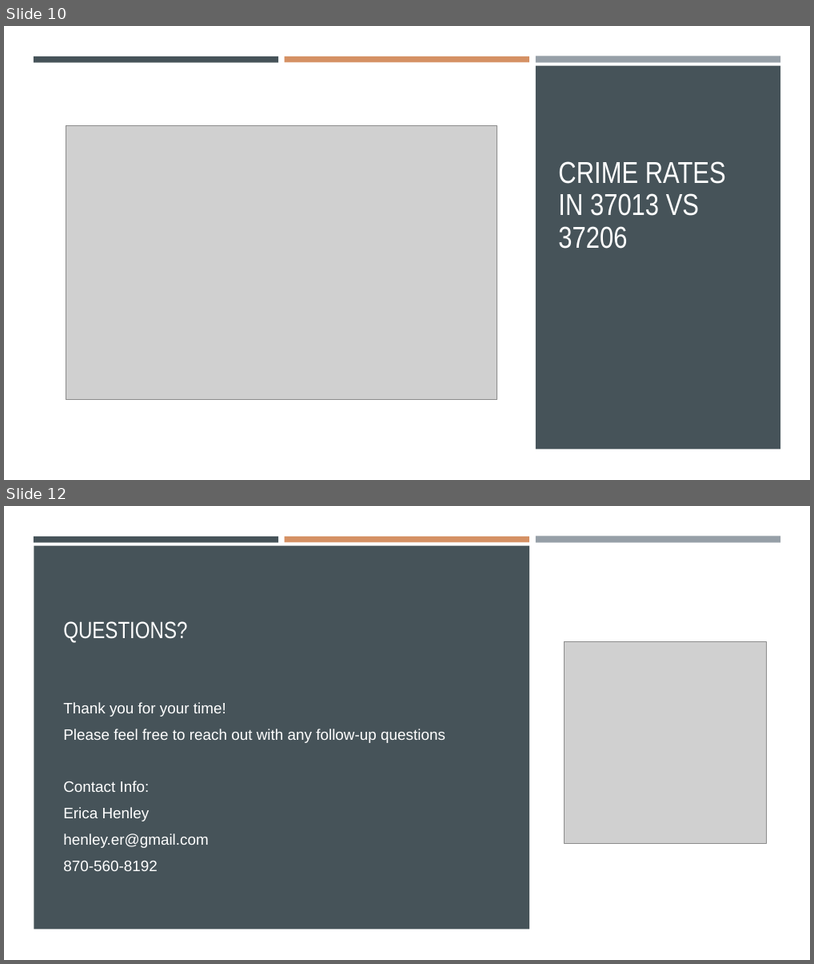
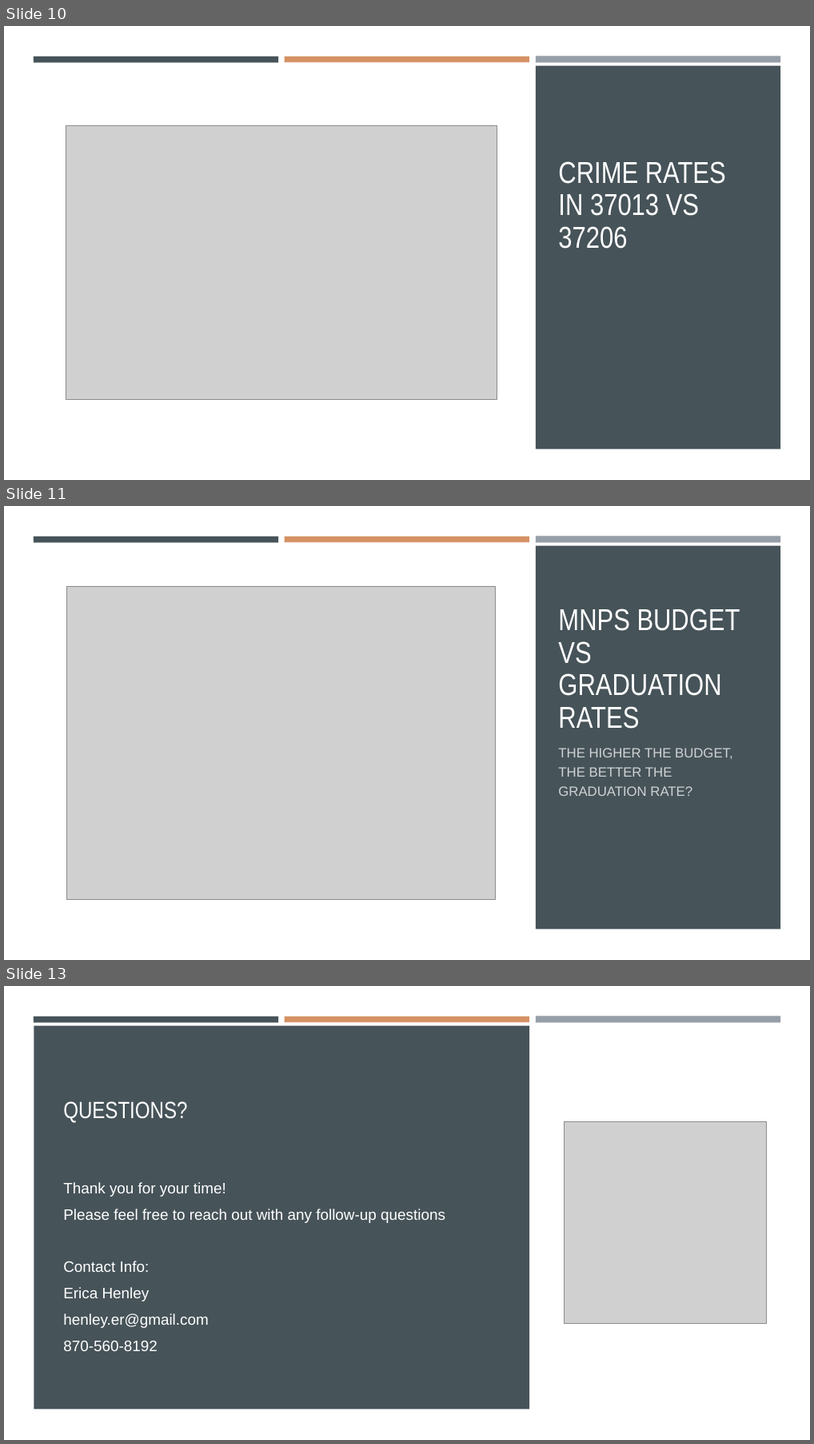
Before and after one commit to ericahen/capstone-da12, a slide deck: presentation/presentation_new.pptx. Shown one above the other, each under a label of ours: slides 10 and 12 before the commit, slides 10, 11 and 13 after it; the slides between them are not shown. The pictures are 814x964 and 814x1444 pixels, drawn with LibreOffice and Linux fonts; fonts in the diff are those of the drawing; grey boxes stand for pictures. Boxes give left, top, right and bottom in pixels: in the first picture for what was removed or moved away, otherwise in the second. Text is boxed around its words. In the diff, an @@ line names an element or a change of style, - is before the commit and + after.

```diff
--- a/presentation/presentation_new.pptx
+++ b/presentation/presentation_new.pptx
@@ slide 11 added at bbox=[4, 506, 810, 960], background #FFFFFF @@
@@ rectangle added at bbox=[4, 506, 810, 960], fill #FFFFFF @@
@@ rectangle added at bbox=[34, 536, 278, 542], fill #465359 @@
@@ rectangle added at bbox=[285, 536, 530, 542], fill #D59164 @@
@@ rectangle added at bbox=[536, 536, 781, 543], fill #969FA7 @@
@@ rectangle added at bbox=[536, 546, 781, 929], fill #465359 @@
@@ picture added at bbox=[67, 586, 495, 900] @@
@@ title added at bbox=[558, 608, 741, 728], 36 pt, text #FFFFFF @@
+MNPS BUDGET VS GRADUATION RATES
@@ text added at bbox=[558, 748, 734, 796], 16 pt, text #FFFFFF at 75% opacity @@
+THE HIGHER THE BUDGET, THE BETTER THE GRADUATION RATE?
@@ what was slide 12 is now slide 13 @@
```
Also in this commit, not shown: 2 slides changed.
